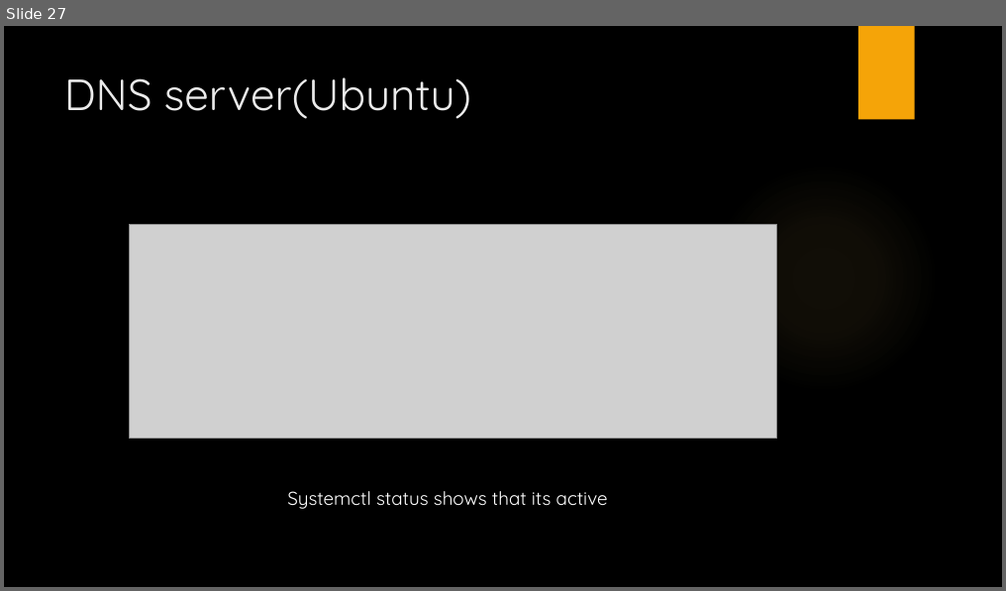
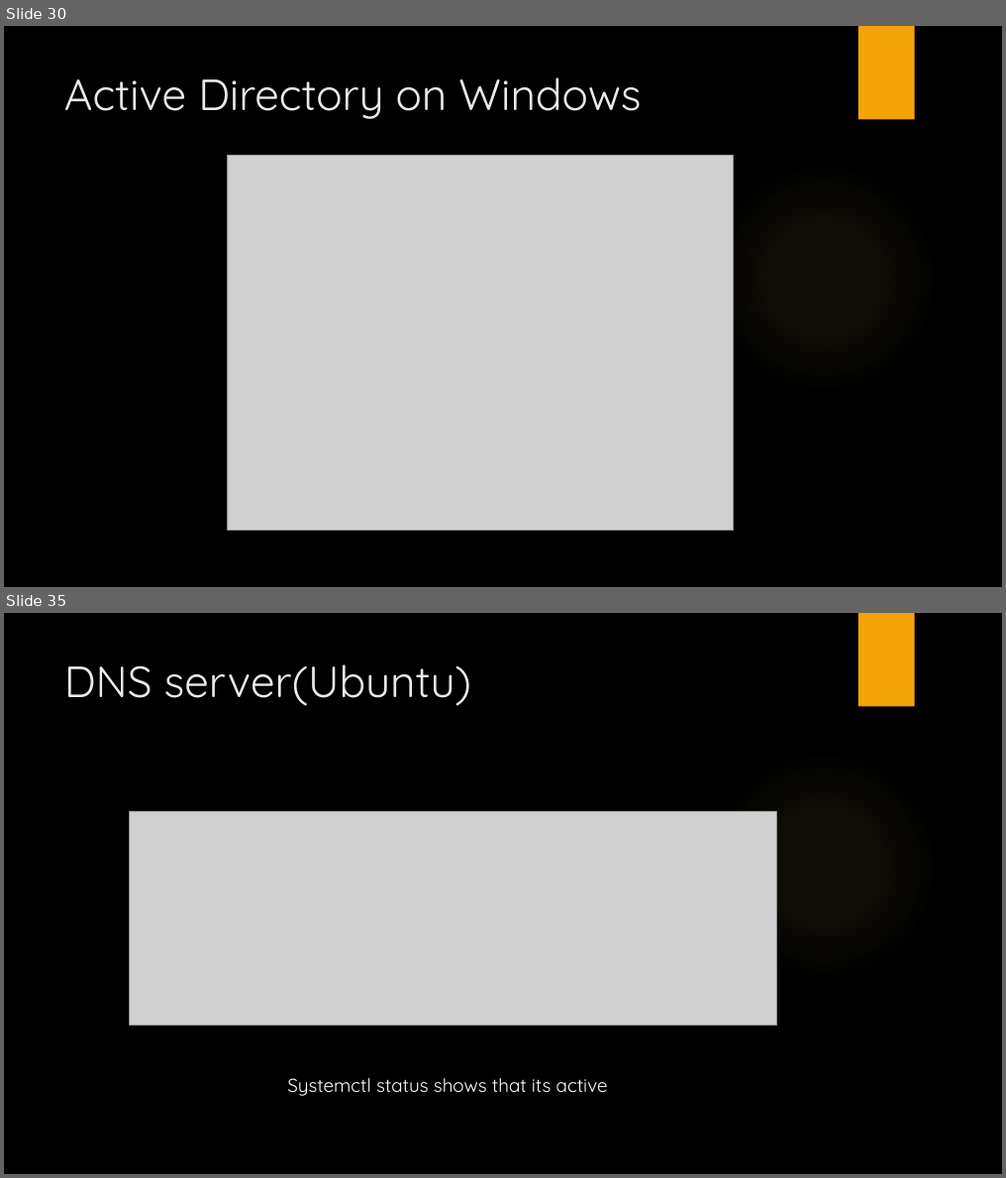
Before and after one commit to LajkaK2006/BorsodNet, a slide deck: BorsodNet.pptx. Shown one above the other, each under a label of ours: slide 27 before the commit, slides 30 and 35 after it; the slides between them are not shown. The pictures are 1006x591 and 1006x1178 pixels, drawn with LibreOffice and Linux fonts; fonts in the diff are those of the drawing; grey boxes stand for pictures; background and template pictures are left out. Boxes give left, top, right and bottom in pixels: in the first picture for what was removed or moved away, otherwise in the second. Text is boxed around its words. In the diff, an @@ line names an element or a change of style, - is before the commit and + after.

```diff
--- a/BorsodNet.pptx
+++ b/BorsodNet.pptx
@@ slide 30 added at (4, 26, 1002, 587), background picture (left out); not listed: 2 template elements that a slide beside it also shows @@
@@ title added at (64, 77, 641, 119), 42 pt, text #EBEBEB @@
+Active Directory on Windows
@@ picture added at (227, 155, 734, 531) @@
@@ what was slide 27 is now slide 35 @@
```
Also in this commit, not shown: 5 slides changed, 8 other slides added.
